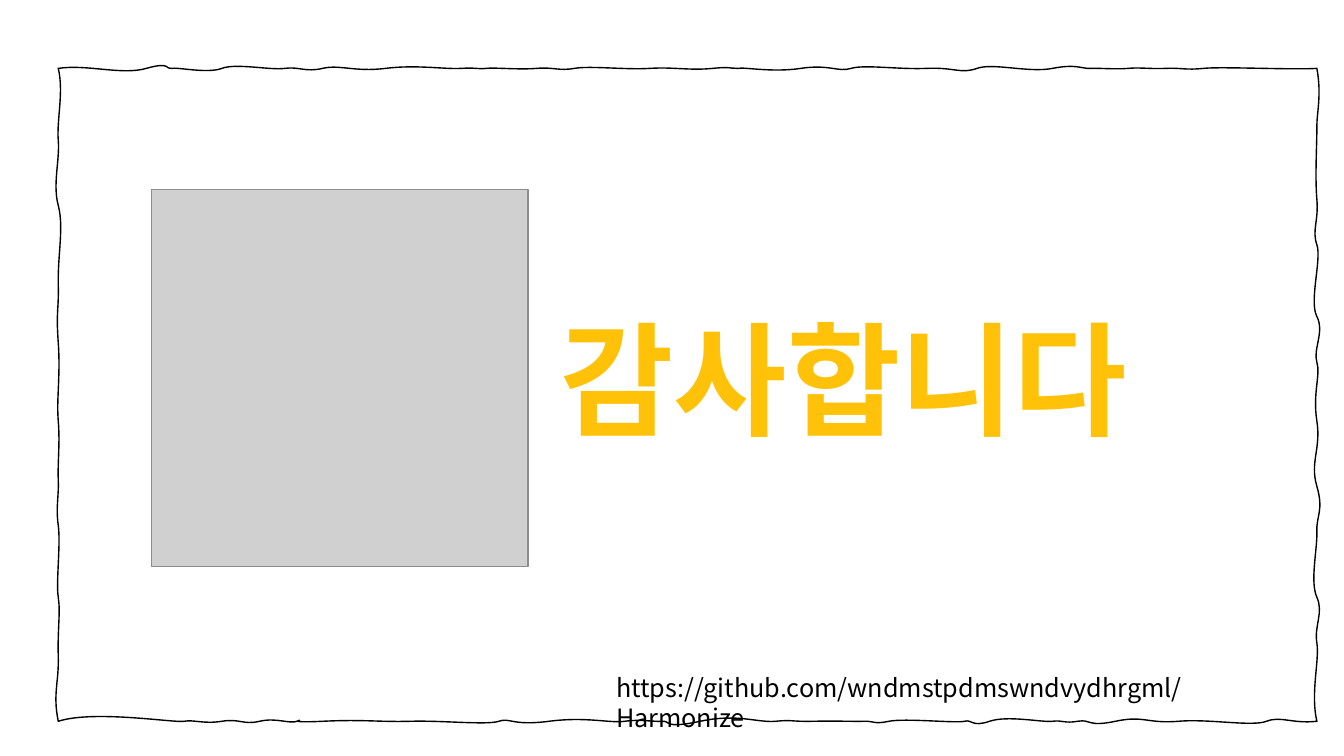
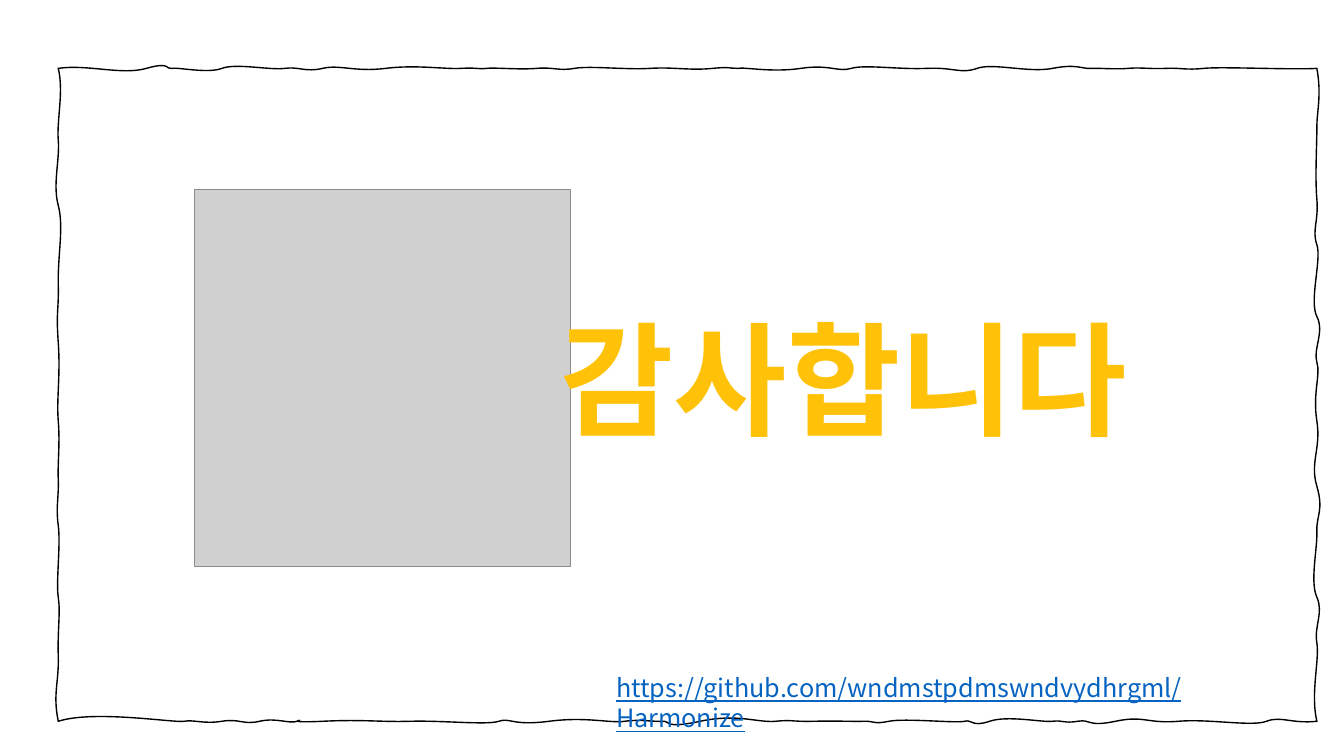
Before and after one commit to joooeunkim/Harmonize, a slide deck: slide 12 of 모두의쿠폰_하모니즈.pptx (slide 14 before the commit). Drawn at 1344x756 pixels with LibreOffice and Linux fonts; fonts in the diff are those of the drawing; grey boxes stand for pictures. Boxes give left, top, right and bottom in pixels: in the first picture for what was removed or moved away, otherwise in the second. Text is boxed around its words. In the diff, an @@ line names an element or a change of style, - is before the commit and + after.

```diff
--- a/모두의쿠폰_하모니즈.pptx
+++ b/모두의쿠폰_하모니즈.pptx
@@ picture: place and size @@
-picture at box(151, 190, 528, 567)
+picture at box(195, 190, 572, 567)
@@ text "https://github.com/wndmstpdmswndvydhrgml/Harmonize" at box(616, 677, 1182, 732): text colour #000000 to #0563C1, underline on @@
```
Also in this commit, not shown: 8 other slides changed, 2 slides removed, 1 other file.
